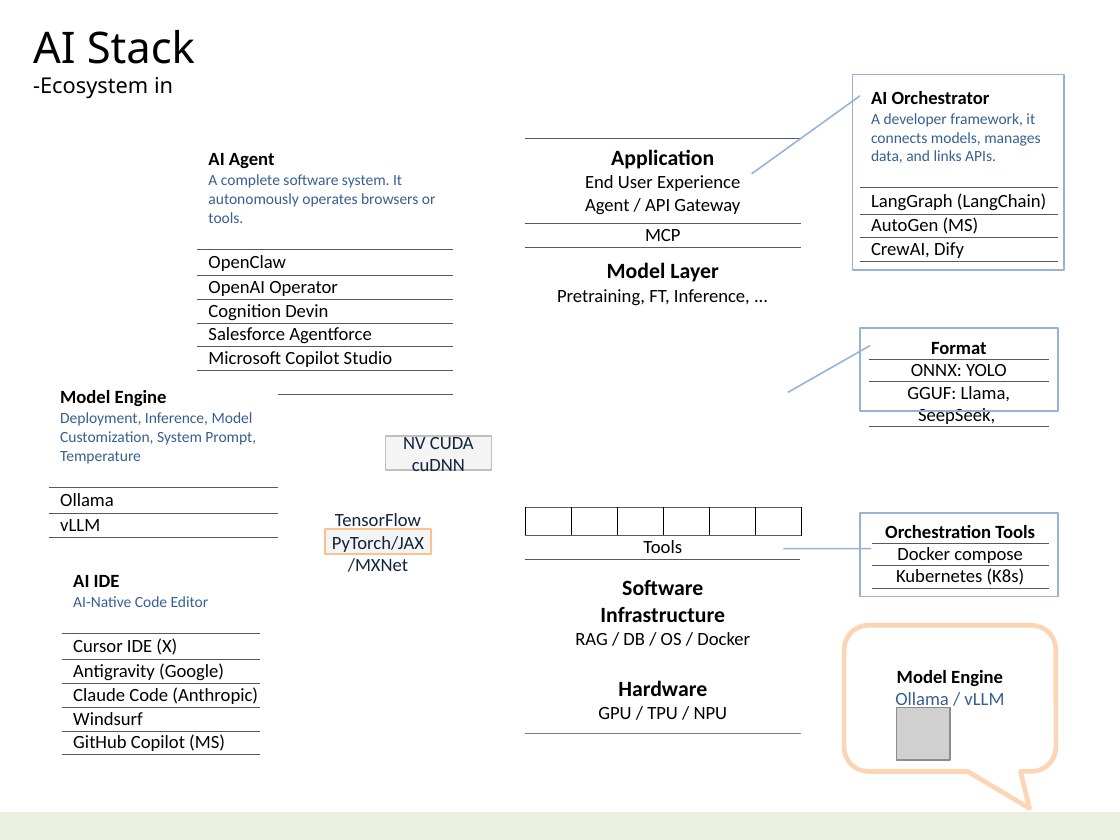
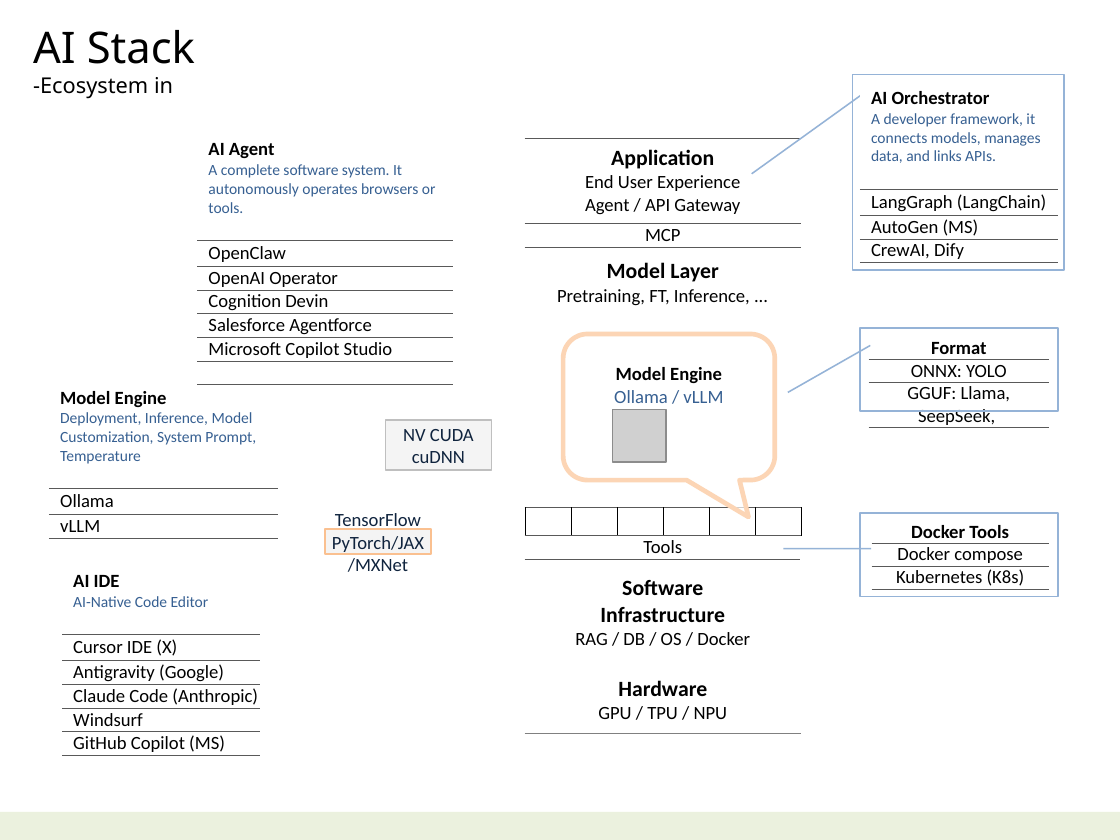
Before and after one commit to navibator/crazy-ai, a slide deck: slide 7 of ai-gemma.pptx (slide 5 before the commit). Drawn at 1120x840 pixels with LibreOffice and Linux fonts; fonts in the diff are those of the drawing; grey boxes stand for pictures. Boxes give left, top, right and bottom in pixels: in the first picture for what was removed or moved away, otherwise in the second. Text is boxed around its words. In the diff, an @@ line names an element or a change of style, - is before the commit and + after.

```diff
--- a/ai-gemma.pptx
+++ b/ai-gemma.pptx
@@ table: place and size @@
-table at bbox=[197, 148, 452, 393]
+table at bbox=[197, 138, 452, 383]
@@ rounded speech box "Model Engine": place and size @@
-rounded speech box "Model Engine" at bbox=[844, 625, 1056, 771]
+rounded speech box "Model Engine" at bbox=[563, 334, 775, 479]
@@ picture: place and size @@
-picture at bbox=[897, 708, 951, 760]
+picture at bbox=[613, 410, 666, 463]
@@ rectangle "NV CUDA": place and size @@
-rectangle "NV CUDA" at bbox=[385, 436, 491, 470]
+rectangle "NV CUDA" at bbox=[385, 420, 491, 470]
@@ table at bbox=[871, 521, 1048, 590] @@
-row 1, column 1: Orchestration Tools
+row 1, column 1: Docker Tools
```
Also in this commit, not shown: 4 other slides changed, 2 slides added, 3 slides removed, 1 other file.
